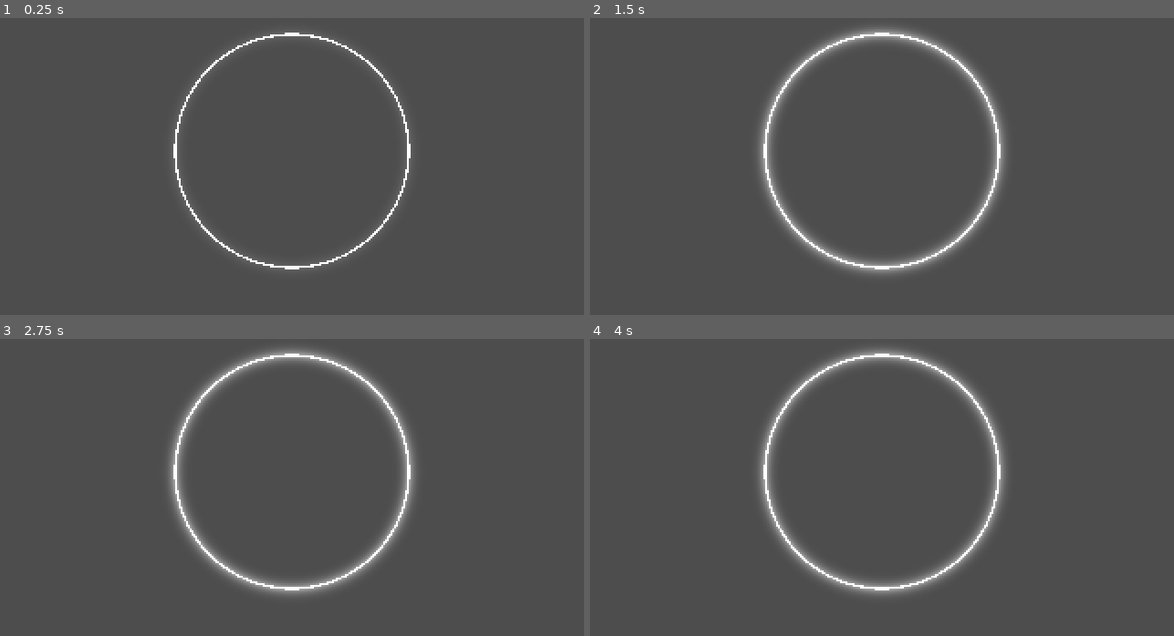
Above: before the commit, frames 1-4 (two rows, left to right).
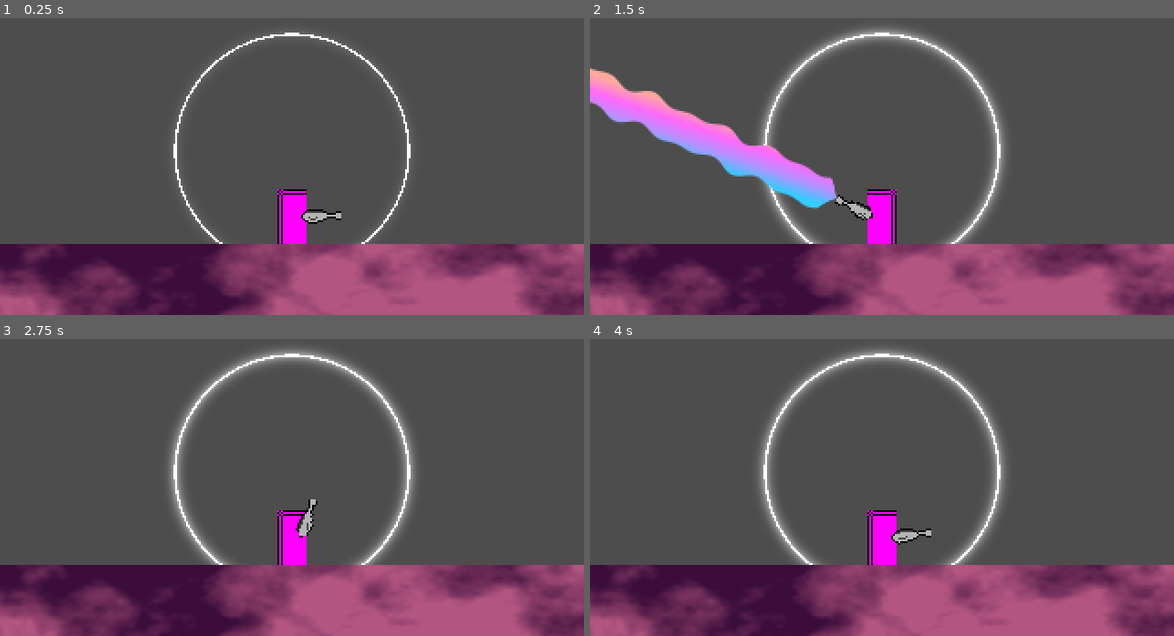
Above: after the commit, the same moments.

Repository: otherotherjosh/RhythmShooter
Game: Godot game, scene res://beatmaps/beatmap.tscn
Two runs of this game, one before a commit and one after it. Both use one fixed random seed, a clock stepped at 60 frames per second and the inputs below. Sound files missing from this copy of the repository are replaced by a short silence.
Inputs (mouse positions are in pixels of both pictures, inside the frame that each line leads up to):
- Up to frame 1 (0.25 s): no input
- Up to frame 2 (1.5 s): move the mouse to (1010, 133) at 0.52 s; click (1010, 133) at 0.67 s; tap Enter at 1.25 s; drag from (765, 166) to (852, 216) at 1.27 s
- Up to frame 3 (2.75 s): move the mouse to (350, 398) at 2.02 s; click (350, 398) at 2.17 s
- Up to frame 4 (4 s): tap Space at 2.75 s; drag from (852, 537) to (706, 422) at 2.77 s; tap Enter at 3.5 s; move the mouse to (1057, 520) at 3.52 s; click (1057, 520) at 3.67 s

The runs differ from the first frame. In frame 1, 25% of the frame differs, in the area x 0-100%, y 57-100%; in frame 2, 30%, in the area x 0-100%, y 16-100%; in frame 3, 25%; in frame 4, 25%.

Commit message:
feat: connect gunfire to beatmap performance

Diff:
--- a/beatmaps/beatmap.tscn
+++ b/beatmaps/beatmap.tscn
@@ -7,6 +7,12 @@
 [ext_resource type="Script" uid="uid://qtr15ividq0g" path="res://beatmaps/beat_target.gd" id="3_x6wld"]
 [ext_resource type="AudioStream" uid="uid://c1yi13qdkjl5" path="res://songs/shoot fred v251110.ogg" id="4_xu3cp"]
 [ext_resource type="AudioStream" uid="uid://c17l5k674apyw" path="res://beatmaps/metronome.ogg" id="7_x6wld"]
+[ext_resource type="Script" uid="uid://cp0b06k6ou4cp" path="res://run n gun/player/player.gd" id="8_7ylof"]
+[ext_resource type="Script" uid="uid://c3q2gwvedso8f" path="res://run n gun/player/gun.gd" id="9_kucwe"]
+[ext_resource type="Texture2D" uid="uid://ciswcqowsdlof" path="res://run n gun/player/gun.png" id="10_8ln2q"]
+[ext_resource type="Shader" uid="uid://3dgar3u7ajoj" path="res://run n gun/player/laser_beam.gdshader" id="11_4j2md"]
+[ext_resource type="Script" uid="uid://caecimiap0ffe" path="res://run n gun/player/gun_laser_beam.gd" id="12_t2le2"]
+[ext_resource type="Script" uid="uid://cxufssf4fvxi7" path="res://run n gun/player/gun_laser_beam_animation_step.gd" id="13_kucwe"]
 
 [sub_resource type="Resource" id="Resource_wihiy"]
 script = ExtResource("3_x6wld")
@@ -483,12 +489,93 @@
 gradient = SubResource("Gradient_2e44y")
 width = 1
 
+[sub_resource type="PlaceholderTexture2D" id="PlaceholderTexture2D_bydnb"]
+size = Vector2(16, 30)
+
+[sub_resource type="CapsuleShape2D" id="CapsuleShape2D_m21yc"]
+radius = 8.0
+
+[sub_resource type="ShaderMaterial" id="ShaderMaterial_wkdmh"]
+shader = ExtResource("11_4j2md")
+shader_parameter/random_seed = 0
+shader_parameter/width = 9.0
+shader_parameter/falloff = 25.0
+shader_parameter/waves = 44.06
+shader_parameter/wave_height = 0.02
+shader_parameter/wave_speed = 55.855
+shader_parameter/waves_2 = 69.005
+shader_parameter/wave_2_height = 0.03
+shader_parameter/wave_2_speed = 67.995
+shader_parameter/waves_3 = 90.835
+shader_parameter/wave_3_speed = 72.475
+shader_parameter/wave_3_height = 0.05
+shader_parameter/start_zone = 0.03
+shader_parameter/start_scale = 0.2
+shader_parameter/length = 1.0
+
+[sub_resource type="Gradient" id="Gradient_o1ksd"]
+offsets = PackedFloat32Array(0.130597, 0.309702, 0.488806, 0.664179)
+colors = PackedColorArray(0.2, 0.8, 1, 1, 0.713333, 0.57, 1, 1, 1, 0.41, 0.980333, 1, 1, 0.664333, 0.62, 1)
+
+[sub_resource type="GradientTexture2D" id="GradientTexture2D_q3o2i"]
+gradient = SubResource("Gradient_o1ksd")
+width = 256
+height = 15
+fill_from = Vector2(0, 1)
+
+[sub_resource type="Resource" id="Resource_pv6y8"]
+script = ExtResource("13_kucwe")
+width = 1.5
+wave_height = 0.1
+start_zone = 0.0
+metadata/_custom_type_script = "uid://cxufssf4fvxi7"
+
+[sub_resource type="Resource" id="Resource_8p2bc"]
+script = ExtResource("13_kucwe")
+width = 10.0
+wave_height = 0.05
+start_zone = 0.01
+metadata/_custom_type_script = "uid://cxufssf4fvxi7"
+
+[sub_resource type="Resource" id="Resource_p7si3"]
+script = ExtResource("13_kucwe")
+width = 9.0
+wave_height = 0.05
+start_zone = 0.03
+metadata/_custom_type_script = "uid://cxufssf4fvxi7"
+
+[sub_resource type="Resource" id="Resource_ux6jy"]
+script = ExtResource("13_kucwe")
+width = 8.0
+wave_height = 0.02
+start_zone = 0.05
+metadata/_custom_type_script = "uid://cxufssf4fvxi7"
+
+[sub_resource type="Gradient" id="Gradient_hlyqt"]
+offsets = PackedFloat32Array(0.256506, 0.728625)
+colors = PackedColorArray(0.236915, 0.0535453, 0.231621, 1, 0.699029, 0.33709, 0.502949, 1)
+metadata/_snap_count = 19
+
+[sub_resource type="FastNoiseLite" id="FastNoiseLite_hlyqt"]
+noise_type = 5
+
+[sub_resource type="NoiseTexture2D" id="NoiseTexture2D_uqwng"]
+width = 1024
+height = 128
+color_ramp = SubResource("Gradient_hlyqt")
+noise = SubResource("FastNoiseLite_hlyqt")
+
+[sub_resource type="WorldBoundaryShape2D" id="WorldBoundaryShape2D_frjmb"]
+
 [node name="Beatmap" type="Node2D"]
 texture_filter = 1
 script = ExtResource("1_xbu2n")
 beatmap = SubResource("Resource_dynk1")
 
-[node name="BeatTargetCircle" type="Sprite2D" parent="."]
+[node name="CanvasLayer" type="CanvasLayer" parent="."]
+layer = -1
+
+[node name="BeatTargetCircle" type="Sprite2D" parent="CanvasLayer"]
 show_behind_parent = true
 material = SubResource("ShaderMaterial_xbu2n")
 position = Vector2(160, 90)
@@ -499,3 +586,68 @@
 [node name="Metronome" type="AudioStreamPlayer" parent="."]
 stream = ExtResource("7_x6wld")
 volume_db = -6.0
+
+[node name="Player" type="CharacterBody2D" parent="."]
+position = Vector2(0, 126)
+script = ExtResource("8_7ylof")
+
+[node name="Camera2D" type="Camera2D" parent="Player"]
+limit_bottom = 180
+position_smoothing_enabled = true
+position_smoothing_speed = 25.0
+
+[node name="Sprite2D" type="Sprite2D" parent="Player"]
+texture = SubResource("PlaceholderTexture2D_bydnb")
+
+[node name="CollisionShape2D" type="CollisionShape2D" parent="Player"]
+shape = SubResource("CapsuleShape2D_m21yc")
+
+[node name="Gun" type="Node2D" parent="Player"]
+position = Vector2(5, 0)
+script = ExtResource("9_kucwe")
+
+[node name="Sprite2D" type="Sprite2D" parent="Player/Gun"]
+position = Vector2(11, -1.23978e-05)
+texture = ExtResource("10_8ln2q")
+
+[node name="LaserBeam" type="Sprite2D" parent="Player/Gun"]
+material = SubResource("ShaderMaterial_wkdmh")
+position = Vector2(22, -0.785725)
+scale = Vector2(1, 1.7942)
+texture = SubResource("GradientTexture2D_q3o2i")
+centered = false
+offset = Vector2(0, -7.365)
+script = ExtResource("12_t2le2")
+animation_frames = Array[ExtResource("13_kucwe")]([SubResource("Resource_pv6y8"), SubResource("Resource_8p2bc"), SubResource("Resource_p7si3"), SubResource("Resource_ux6jy")])
+
+[node name="FrameTimer" type="Timer" parent="Player/Gun/LaserBeam"]
+wait_time = 0.05
+
+[node name="RayCast2D" type="RayCast2D" parent="Player/Gun/LaserBeam"]
+target_position = Vector2(256, 0)
+collision_mask = 3
+hit_from_inside = true
+
+[node name="IdleTimer" type="Timer" parent="Player/Gun"]
+process_callback = 0
+one_shot = true
+
+[node name="Ground" type="Node2D" parent="."]
+
+[node name="Parallax2D" type="Parallax2D" parent="Ground"]
+repeat_size = Vector2(512, 0)
+repeat_times = 999
+
+[node name="Sprite2D" type="Sprite2D" parent="Ground/Parallax2D"]
+position = Vector2(0, 161)
+scale = Vector2(0.5, 0.3125)
+texture = SubResource("NoiseTexture2D_uqwng")
+
+[node name="StaticBody2D" type="StaticBody2D" parent="Ground"]
+position = Vector2(0, 141)
+
+[node name="CollisionShape2D" type="CollisionShape2D" parent="Ground/StaticBody2D"]
+shape = SubResource("WorldBoundaryShape2D_frjmb")
+
+[connection signal="fire_direction_changed" from="Player/Gun" to="Player" method="_on_gun_fire_direction_changed"]
+[connection signal="timeout" from="Player/Gun/IdleTimer" to="Player/Gun" method="_on_idle_timer_timeout"]
--- a/global/beatmap_player.gd
+++ b/global/beatmap_player.gd
@@ -47,6 +47,8 @@
 	current_target = 0
 	ready_target = 0
 	on_play.emit()
+	await MusicPlayer.game_track_player.finished
+	stop_beatmap()
 
 
 ## Get beatmap ready to play
@@ -56,6 +58,11 @@
 	MusicPlayer.queue_game_track(4)
 	await MusicPlayer.on_play
 	play_beatmap()
+
+
+# End playback of beatmap
+func stop_beatmap() -> void:
+	state = State.IDLE
 
 
 func process_current_target() -> void:
@@ -74,7 +81,6 @@
 	# miss target
 	if time_to_target(ready_target) < -TARGET_ACTIVE_WINDOW / 2.0:
 		targets[ready_target].state = BeatTarget.State.MISSED
-		print("missed target %s" % ready_target)
 		ready_target += 1
 		return
 	# target is ready!
@@ -89,7 +95,7 @@
 
 ## Hits the ready target if it is ready
 func attempt_hit_target() -> bool:
-	if state == State.IDLE:
+	if state == State.IDLE or ready_target >= targets.size():
 		return false
 	var success := targets[ready_target].state == BeatTarget.State.READY
 	if success: hit_target()
--- a/run n gun/player/gun.gd
+++ b/run n gun/player/gun.gd
@@ -38,6 +38,8 @@
 ## Fires the laser beam and sends a signal through Combat Manager
 func start_shooting() -> void:
 	if state == State.FIRING:
+		return
+	if not BeatmapPlayer.attempt_hit_target():
 		return
 	state = State.FIRING
 	laser_beam.start_shooting()
Not shown: 1 places in beatmaps/beatmap.tscn that only renumber resources
